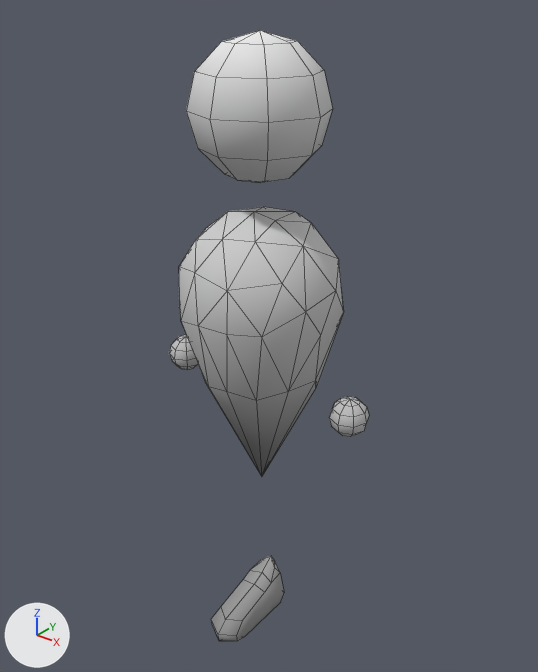
One commit to the Blender file Models/Humanoid/Humanoid.blend: the scene before it, then after it.
Both versions are drawn from a 50 mm lens placed at (0.995, -1.215, 1.598), pointed at (-0.007, 0.038, 0.821). The lights are fixed; the arrows at lower left show +X, +Y and +Z. Mesh edges are drawn as thin lines. The same objects are shown in both versions, whatever each file hides.

The scene before the commit, as lines of its bpy script (objects in view):
```python
ob_body = bpy.data.objects.new('Body', me_sphere_008)
ob_body.location = (0.0, 0.0, 1.03)
ob_body.scale = (1.0, 1.0, 1.15)
ob_foot = bpy.data.objects.new('Foot', me_cube_004)
ob_foot.parent = ob_body
ob_foot.location = (0.0, 0.0, 0.0)
ob_foot.scale = (0.0715, 0.143, 0.0715)
ob_hand_left = bpy.data.objects.new('Hand.Left', me_sphere_007)
ob_hand_left.parent = ob_body
ob_hand_left.location = (0.251, 0.0, 0.715)
ob_hand_right = bpy.data.objects.new('Hand.Right', me_sphere_009)
ob_hand_right.parent = ob_body
ob_hand_right.location = (-0.251, 0.0, 0.715)
ob_head = bpy.data.objects.new('Head', me_sphere_006)
ob_head.parent = ob_body
ob_head.location = (0.0, 0.0, 1.35)
```
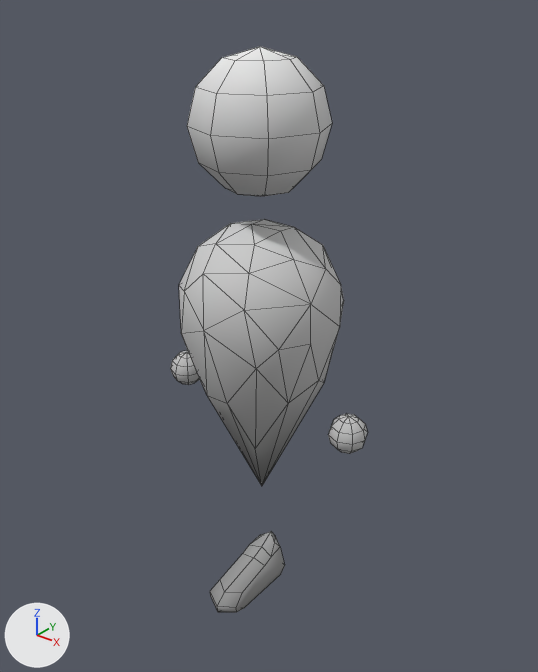
Where the newer file only moved an object's origin or applied its transform, the numbers keep the older frame.

Diff of the bpy script that builds the scene:
```diff
--- a/Models/Humanoid/Humanoid.blend.py
+++ b/Models/Humanoid/Humanoid.blend.py
@@ me_sphere_008 @@
 me_sphere_008.from_pydata(...)  # 242 vertices, 240 faces; spans x -0.184..0.184, y -0.184..0.184, z -0.517..0.096
 # used by ob_body; location = (0.0, 0.0, 1.03); scale = (1.0, 1.0, 1.15)
+# me_sphere_008 part 1: the whole mesh is scaled about the mesh origin by (1, 1, 1.15)
 me_sphere_008.materials.append(mat_humanoid)
@@ ob_head @@
 ob_head.parent = ob_body
-ob_head.matrix_parent_inverse = Matrix(((1.0, 0.0, 0.0, 0.0), (0.0, 1.0, 0.0, 0.0), (0.0, 0.0, 0.871, -0.896), (0.0, 0.0, 0.0, 1.0)))
-ob_head.location = (0.0, 0.0, 1.35)
+ob_head.matrix_parent_inverse = Matrix(((1.0, 0.0, 0.0, 0.0), (0.0, 1.0, 0.0, 0.0), (0.0, 0.0, 1.0, -1.0), (0.0, 0.0, 0.0, 1.0)))
+ob_head.location = (0.0, 0.0, 1.32)
@@ ob_hand_left @@
 ob_hand_left.matrix_parent_inverse = Matrix(((1.0, 0.0, 0.0, 0.0), (0.0, 1.0, 0.0, 0.0), (0.0, 0.0, 0.871, -0.896), (0.0, 0.0, 0.0, 1.0)))
-ob_hand_left.location = (0.251, 0.0, 0.715)
+ob_hand_left.location = (0.25, 0.0, 0.67)
@@ ob_body @@
 ob_body = bpy.data.objects.new('Body', me_sphere_008)
-ob_body.location = (0.0, 0.0, 1.03)
-ob_body.scale = (1.0, 1.0, 1.15)
+ob_body.location = (0.0, 0.0, 1.0)
 _m = ob_body.modifiers.new('Decimate', 'DECIMATE')
@@ ob_hand_right @@
 ob_hand_right.parent = ob_body
-ob_hand_right.matrix_parent_inverse = Matrix(((1.0, 0.0, 0.0, 0.0), (0.0, 1.0, 0.0, 0.0), (0.0, 0.0, 0.871, -0.896), (0.0, 0.0, 0.0, 1.0)))
-ob_hand_right.location = (-0.251, 0.0, 0.715)
+ob_hand_right.matrix_parent_inverse = Matrix(((1.0, 0.0, 0.0, 0.0), (0.0, 1.0, 0.0, 0.0), (0.0, 0.0, 1.0, -1.0), (0.0, 0.0, 0.0, 1.0)))
+ob_hand_right.location = (-0.25, 0.0, 0.67)
```

Changed parts and their boxes (x1, y1, x2, y2) in the pictures (538 x 672 px):
'Body', moved, rescaled: before (179, 207, 344, 476); after (179, 219, 344, 486)
'Head', moved, rescaled: before (186, 30, 333, 183); after (187, 47, 332, 196)
'Foot', reshaped: before (211, 556, 284, 641); after (210, 531, 285, 613)
'Hand.Left', moved, rescaled: before (329, 396, 369, 437); after (328, 413, 368, 454)
'Hand.Right', moved, rescaled: before (169, 335, 198, 370); after (170, 351, 199, 385)
